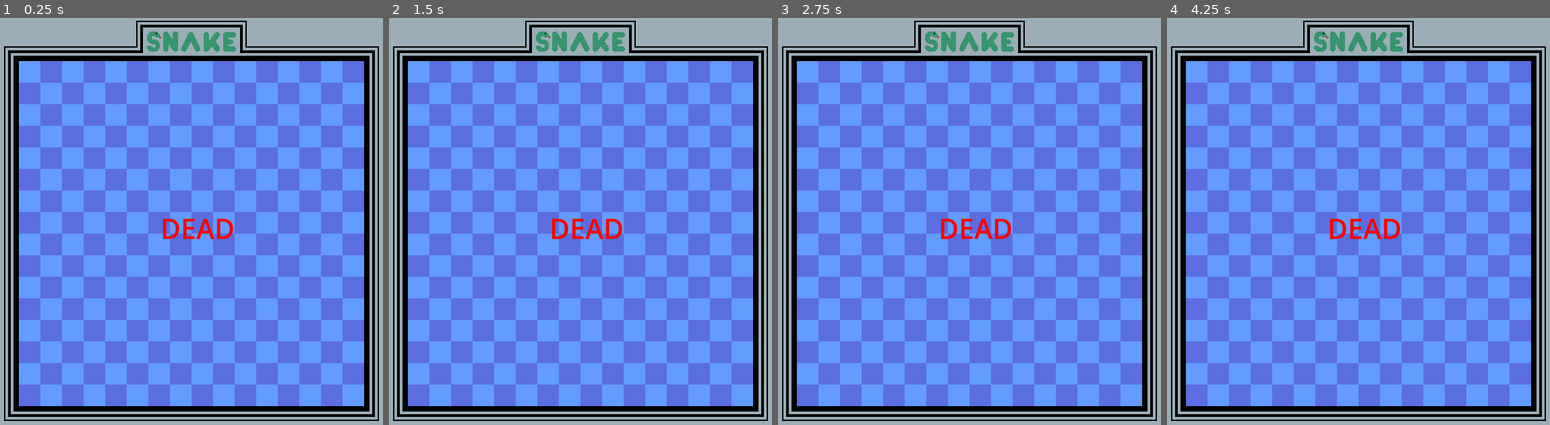
Above: before the commit, frames 1-4 (left to right).
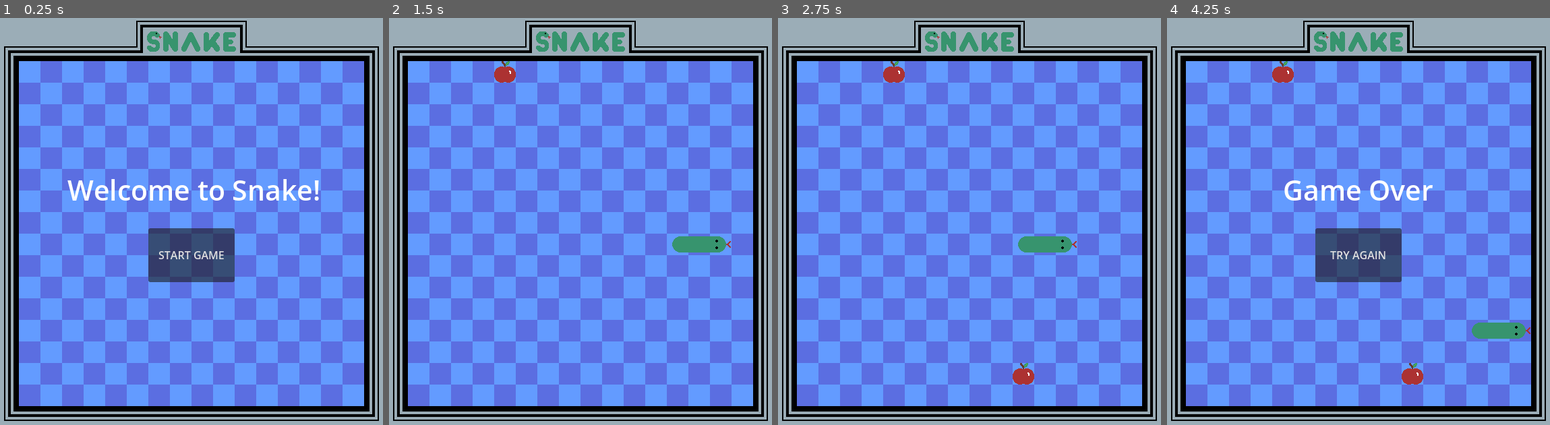
Above: after the commit, the same moments.

Repository: conor-wilson/snake
Game: Godot game, scene res://scenes/main.tscn
Two runs of this game, one before a commit and one after it. Both use one fixed random seed, a clock stepped at 60 frames per second and the inputs below.
Inputs (mouse positions are in pixels of both pictures, inside the frame that each line leads up to):
- Up to frame 1 (0.25 s): no input
- Up to frame 2 (1.5 s): click (580, 254) at 0.5 s, where only the run after the commit has a clickable "START GAME"; hold Right (move_right) from 1.28 s (still down)
- Up to frame 3 (2.75 s): release Right (move_right) at 2 s; click (969, 254) at 2 s, where only the run after the commit has a clickable "TRY AGAIN"
- Up to frame 4 (4.25 s): hold Down (move_down) 2.78-3.53 s; hold Right (move_right) from 3.53 s (still down)

The runs differ from the first frame. In frame 1, 4.4% of the frame differs, in the area x 17-84%, y 39-65%; in frame 2, 1.2%; in frame 3, 1.4%; in frame 4, 4.9%, in the area x 27-95%, y 10-91%.
Error before the commit: Attempt to call function 'hide' in base 'null instance' on a null instance. (res://scenes/HUD.gd:8)

Commit message:
Set spawn_new_snake() func to clear old snake if it exists

Diff:
--- a/scenes/hud.tscn
+++ b/scenes/hud.tscn
@@ -4,24 +4,27 @@
 
 [sub_resource type="LabelSettings" id="LabelSettings_ylqtf"]
 font_size = 41
-font_color = Color(1, 0, 0, 1)
 
 [node name="HUD" type="CanvasLayer"]
 script = ExtResource("1_qdk3y")
 
-[node name="DeathMessage" type="Label" parent="."]
-offset_left = 274.0
-offset_top = 284.0
-offset_right = 384.0
-offset_bottom = 341.0
-text = "DEAD"
+[node name="Message" type="Label" parent="."]
+offset_left = 136.0
+offset_top = 224.0
+offset_right = 504.0
+offset_bottom = 288.0
+size_flags_horizontal = 4
+text = "Welcome to Snake"
 label_settings = SubResource("LabelSettings_ylqtf")
+horizontal_alignment = 1
+vertical_alignment = 1
 
 [node name="StartButton" type="Button" parent="."]
-offset_left = 266.0
-offset_top = 272.0
-offset_right = 391.0
-offset_bottom = 356.0
-text = "START"
+offset_left = 256.0
+offset_top = 312.0
+offset_right = 384.0
+offset_bottom = 392.0
+size_flags_horizontal = 4
+text = "START GAME"
 
 [connection signal="pressed" from="StartButton" to="." method="_on_start_button_pressed"]
--- a/scenes/snake.gd
+++ b/scenes/snake.gd
@@ -14,6 +14,8 @@
 # TODO: descriptor
 func spawn_new_snake():
 
+	# Remove the old snake if it exists
+	clear_snake()
 	alive = true
 
 	# Set the snake and apple to their starting positions
@@ -116,6 +118,11 @@
 	set_snake_cell(snakeTiles[-1])
 	erase_cell(1, oldTailCoords)
 
+# TODO: Descriptor
+func clear_snake():
+	for s in snakeTiles:
+		erase_cell(1, s.coords)
+	snakeTiles = []
 
 ## --------------- Cell Setter Functions --------------- ##
 
